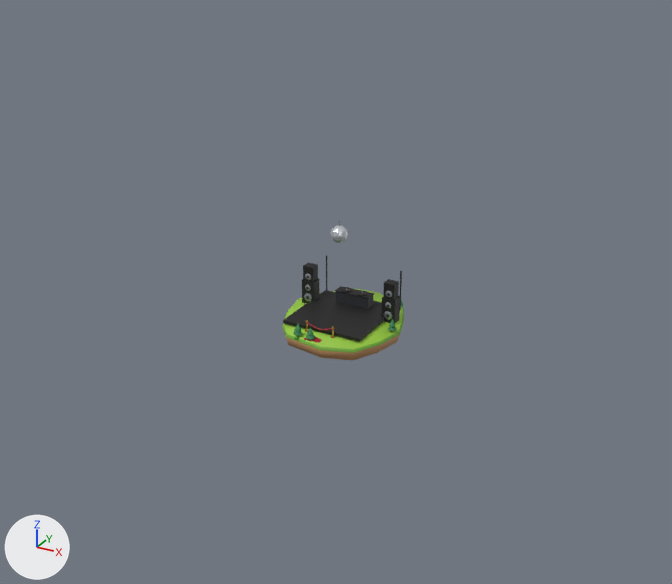
The glTF model docs/assets/pals/worlds/rave.glb, before and after one commit.
The view is the same before and after, from a camera (50 mm lens) standing at (1.271, -2.318, 1.432) and looking at (0.046, -0.09, 0.318). Lighting does not change. The marker at lower left points along +X, +Y and +Z. The older version comes first.

Names of what the first picture shows: 'isle_centre.001' and 5 more.
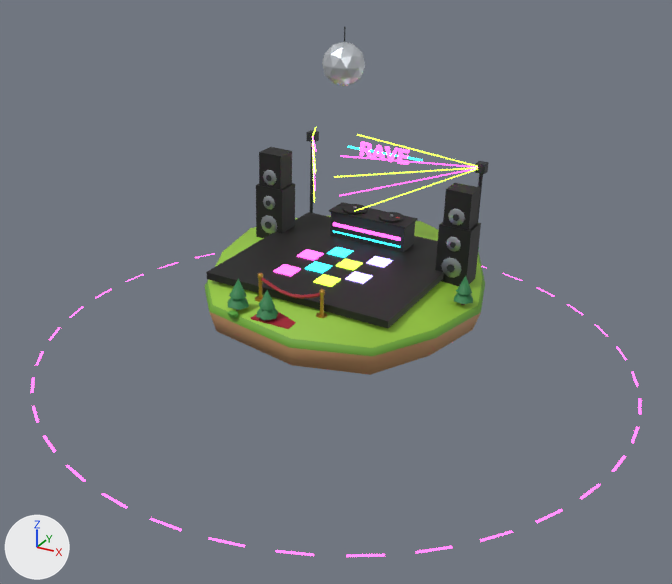
Not drawn themselves, but carrying or shaping drawn objects: ob_rings, ob_booth_glow, ob_deck_1, ob_deck_2, ob_disco, ob_laser_1, ob_laser_2, ob_speaker_1, ob_speaker_2, ob_tiles_1.

Boxes (x1, y1, x2, y2) around the edits, measured in the pictures (672 x 584 px):
```json
{"object": "isle_centre.001", "change": "moved", "before": [282, 256, 404, 360], "after": [204, 142, 485, 375]}
{"object": "speaker_1.002", "change": "moved", "before": [381, 279, 400, 324], "after": [435, 183, 481, 286]}
{"object": "speaker_1.001", "change": "moved", "before": [302, 263, 320, 304], "after": [256, 147, 295, 238]}
{"object": "disco.001", "change": "moved", "before": [330, 225, 348, 243], "after": [322, 27, 365, 86]}
{"object": "tiles_1.001", "change": "moved, rescaled", "after": [273, 247, 393, 287], "on screen": "not visible before"}
{"object": "rings.001", "change": "moved, rescaled", "after": [31, 253, 641, 557], "on screen": "not visible before"}
{"object": "laser_2.001", "change": "moved, rescaled", "after": [334, 134, 489, 211], "on screen": "not visible before"}
{"object": "booth_glow.001", "change": "rescaled", "after": [333, 142, 422, 248], "on screen": "not visible before"}
{"object": "laser_1.001", "change": "rescaled", "after": [306, 126, 319, 203], "on screen": "not visible before"}
{"object": "deck_2.001", "change": "moved", "before": [357, 291, 368, 296], "after": [379, 212, 404, 223]}
{"object": "deck_1.001", "change": "moved", "before": [341, 287, 352, 292], "after": [342, 204, 367, 214]}
```

The change, as JSON lines over the scene's bpy script:
```json
{"op": "set", "path": "ob_booth_glow.scale", "old": "(0.001, 0.001, 0.001)", "new": "(1.0, 1.0, 1.0)"}
{"op": "set", "path": "ob_deck_1.parent", "old": "ob_isle_centre", "new": "ob_island_main"}
{"op": "set", "path": "ob_deck_2.parent", "old": "ob_isle_centre", "new": "ob_island_main"}
{"op": "set", "path": "ob_disco.parent", "old": "ob_isle_centre", "new": "ob_island_main"}
{"op": "set", "path": "ob_laser_1.scale", "old": "(0.001, 0.001, 0.001)", "new": "(1.0, 1.0, 1.0)"}
{"op": "set", "path": "ob_laser_2.parent", "old": "ob_isle_centre", "new": "ob_island_main"}
{"op": "set", "path": "ob_laser_2.scale", "old": "(0.001, 0.001, 0.001)", "new": "(1.0, 1.0, 1.0)"}
{"op": "set", "path": "ob_speaker_1.parent", "old": "ob_isle_centre", "new": "ob_island_main"}
{"op": "set", "path": "ob_speaker_2.parent", "old": "ob_isle_centre", "new": "ob_island_main"}
{"op": "set", "path": "ob_tiles_1.parent", "old": "ob_isle_centre", "new": "ob_island_main"}
{"op": "set", "path": "ob_tiles_1.scale", "old": "(0.001, 0.001, 0.001)", "new": "(1.0, 1.0, 1.0)"}
{"op": "set", "path": "ob_isle_centre_001.parent", "old": "ob_isle_centre", "new": "ob_island_main"}
{"op": "set", "path": "ob_rings.parent", "old": "ob_world_rave", "new": "ob_holograms"}
{"op": "set", "path": "ob_rings.scale", "old": "(0.001, 0.001, 0.001)", "new": "(1.0, 1.0, 1.0)"}
{"op": "add", "block": "ob_island_main", "code": ["ob_island_main = bpy.data.objects.new('island_main', None)", "ob_island_main.parent = ob_stage", "ob_island_main.location = (-0.887, 0.351, 0.3)"]}
{"op": "add", "block": "ob_stage", "code": ["ob_stage = bpy.data.objects.new('stage', None)", "ob_stage.parent = ob_world_rave", "ob_stage.location = (0.887, -0.311, 0.0)", "ob_stage.rotation_euler = (0.0143, 0.0407, 0.00029)  # degrees (0.8, 2.3, 0)"]}
{"op": "add", "block": "ob_holograms", "code": ["ob_holograms = bpy.data.objects.new('holograms', None)", "ob_holograms.parent = ob_stage", "ob_holograms.location = (-0.887, 0.311, 0.0)"]}
```
